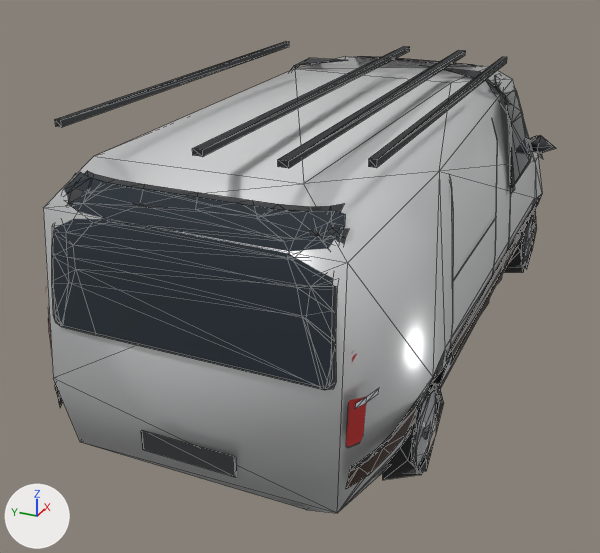
Before and after pictures for a commit that changed the glTF model assets/fleet/pro_elec_ufar.glb.
Camera for both pictures: a 50 mm camera at (-5.34, -1.88, 3.02) aimed at (-0.4, 0.35, 0.55). Arrows for +X, +Y and +Z are at lower left; the lights stay in place. The older version comes first. Mesh edges are drawn as thin lines on the coarser meshes.

The first picture shows 'Body', 'Glass-1', 'LadderRail-1', 'LadderRail1', 'PlateR', 'ProStripe-1', 'RackRail-1', 'RackRail1', 'RearGlass', 'RgFrame', 'TailLamp', 'WheelRR' and 12 more.
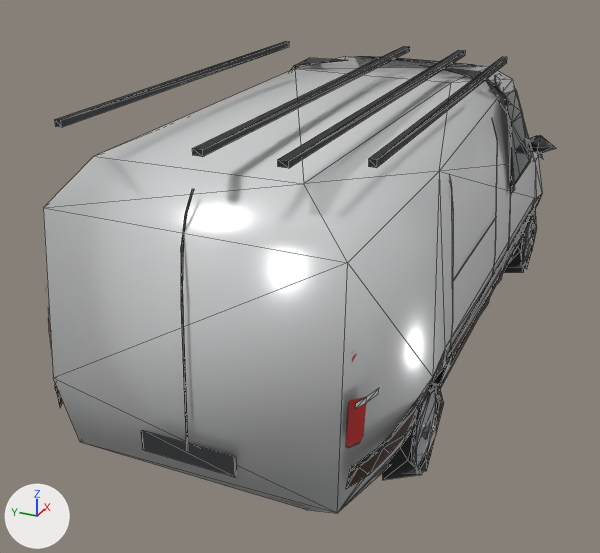
What differs and where, as boxes (x1, y1, x2, y2) in the pictures (600 x 553 px):
'RearGlass', deleted
    before: (53, 172, 345, 387)
'RgFrame', deleted
    before: (52, 171, 349, 390)
'RearDoorSeam', added
    after: (181, 189, 194, 451)

Diff of the bpy script that builds the scene:
```diff
--- a/assets/fleet/pro_elec_ufar.glb.py
+++ b/assets/fleet/pro_elec_ufar.glb.py
@@ me_reardoorseam @@
+me_reardoorseam.from_pydata([(-2.509, -0.006, 0.557), (-2.471, -0.006, 1.391), (-2.432, -0.006, 1.647), (-2.395, -0.006, 1.747), (-2.324, -0.006, 1.842), (-2.324, 0.006, 1.842), (-2.394, 0.006, 1.749), (-2.442, 0.006, 1.609), (-2.474, 0.006, 1.341), (-2.509, 0.006, 0.557)], [], [(1, 9, 0), (9, 1, 8), (8, 1, 7), (2, 7, 1), (3, 7, 2), (7, 3, 6), (4, 6, 3), (6, 4, 5)])
+me_reardoorseam.materials.append(mat_det)  # dark grey #353638
@@ ob_rearglass @@
-ob_rearglass = bpy.data.objects.new('RearGlass', me_rearglass)
-ob_rearglass.location = (0.0, 0.0, 0.0)
@@ ob_rgframe @@
-ob_rgframe = bpy.data.objects.new('RgFrame', me_rgframe)
-ob_rgframe.location = (0.0, 0.0, 0.0)
@@ ob_reardoorseam @@
+ob_reardoorseam = bpy.data.objects.new('RearDoorSeam', me_reardoorseam)
+ob_reardoorseam.location = (0.0, 0.0, 0.0)
```
